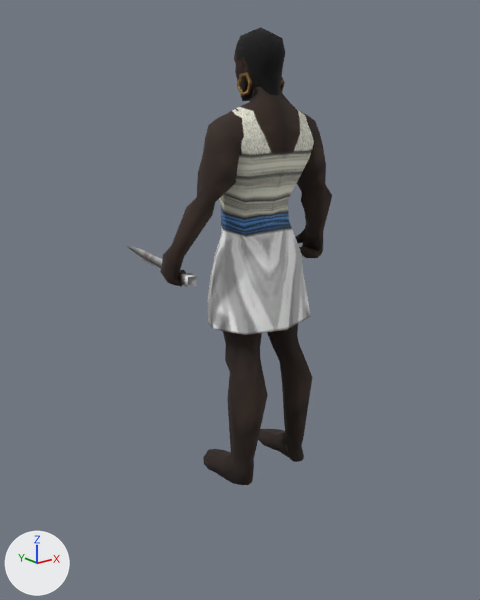
The glTF model assets/models/units/kush_villager.glb, before and after one commit.
The view is the same before and after, from a camera (50 mm lens) standing at (-1.61, -2.05, 1.49) and looking at (-0.01, -0.04, 0.68). The axes (+X, +Y, +Z) are drawn at lower left. The lights are the same throughout. The first picture is the older version. Where no turn or scale is listed for an object, it has been applied to the vertices. Vertices at exactly the same position are counted once.

Objects in the first picture: 'kush_villager_part0', 'kush_villager_part1', 'kush_villager_part2', 'kush_villager_part3'.
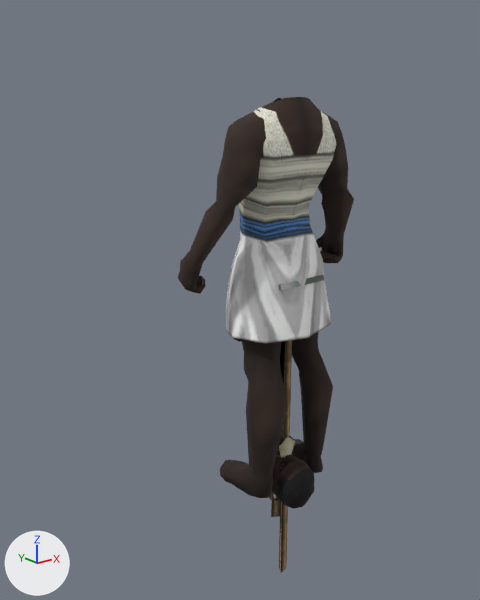
Pixel boxes [x1, y1, x2, y2] of what changed, in the pictures (480 x 600 px; the box of a moved part takes in the faces that stretch with it):
'kush_villager_part0', reshaped, moved
    before: [160, 87, 332, 485]
    after: [178, 97, 354, 498]
'kush_villager_part1', moved, turned
    before: [234, 27, 285, 101]
    after: [272, 454, 314, 509]
'tool_GatherGrain', added
    after: [279, 275, 324, 573]
'kush_villager_part3', deleted
    before: [127, 246, 197, 287]
'tool_Build_2', added
    after: [271, 433, 295, 517]
'kush_villager_part2', moved (not visible afterwards)
    before: [237, 72, 285, 96]
'tool_GatherTree', added (mostly hidden)
    after: [269, 492, 278, 501]
'tool_GatherOre', added (mostly hidden)
    after: [234, 338, 279, 499]
'tool_GatherMeat', added (mostly hidden)
    after: [273, 493, 276, 499]
part 1 of me_kush_villager_part0, moved or reshaped
    before: [250, 87, 286, 102]
    after: [271, 98, 284, 379]

The change, as a list of edits to the scene's bpy script:
```text
Change me_kush_villager_part0:
    used by ob_kush_villager_part0; location = (0.0, -0.152, 0.0)
    remove me_kush_villager_part0.from_pydata(...)  # 460 vertices, 884 faces; spans x -0.38..0.38, y -0.17..0.16, z 0.0..1.53
    add me_kush_villager_part0.from_pydata(...)  # 460 vertices, 884 faces; spans x -0.38..0.38, y -0.17..0.16, z 0.0..1.47
    me_kush_villager_part0 part 1: 23 of 460 vertices moved; they spanned x -0.05..0.05, y -0.06..0.03, z 1.48..1.53 and now span x -0.05..0.05, y -0.06..0.01, z 0.0..1.46; mean shift (0.0, -0.01, -0.83); largest move (0.0, -0.01, 1.53) -> (0.0, -0.03, 0.0)
Change me_kush_villager_part1:
    used by ob_kush_villager_part1; location = (0.0, -0.152, 0.0)
    remove me_kush_villager_part1.from_pydata(...)  # 90 vertices, 166 faces; spans x -0.075..0.075, y -0.091..0.121, z 1.454..1.7
    add me_kush_villager_part1.from_pydata(...)  # 90 vertices, 166 faces; spans x -0.075..0.075, y -0.198..0.042, z -0.096..0.127
    me_kush_villager_part1 part 2: the whole mesh is turned 98.2 degrees about the x axis through its middle, then moved by (0.0, -0.093, -1.562)
Add me_kush_villager_part10:
    me_kush_villager_part10.from_pydata(...)  # 23 vertices, 36 faces; spans x -0.059..0.059, y -0.089..0.089, z -0.209..0.204
    me_kush_villager_part10.materials.append(mat_mat3)  # picture img_tex3
Add me_kush_villager_part7:
    me_kush_villager_part7.from_pydata(...)  # 56 vertices, 104 faces; spans x -0.201..0.195, y -0.024..0.026, z -0.119..0.679
    me_kush_villager_part7.materials.append(mat_mat3)  # picture img_tex3
Add me_kush_villager_part5:
    me_kush_villager_part5.from_pydata(...)  # 41 vertices, 78 faces; spans x -0.018..0.018, y -0.042..0.042, z -0.111..0.396
    me_kush_villager_part5.materials.append(mat_mat3)  # picture img_tex3
Add me_kush_villager_part4:
    me_kush_villager_part4.from_pydata(...)  # 17 vertices, 20 faces; spans x -0.104..0.11, y -0.128..0.143, z -0.451..0.844
    me_kush_villager_part4.materials.append(mat_mat3)  # picture img_tex3
Add me_kush_villager_part3_1:
    me_kush_villager_part3_1.from_pydata(...)  # 56 vertices, 104 faces; spans x -0.033..0.202, y -0.024..0.025, z -0.124..0.708
    me_kush_villager_part3_1.materials.append(mat_mat3)  # picture img_tex3
Change ob_kush_villager_part0:
    ob_kush_villager_part0.location: (0.0, -0.152, 0.0) -> (0.001, -0.265, 0.0)
Change ob_kush_villager_part1:
    ob_kush_villager_part1.location: (0.0, -0.152, 0.0) -> (0.001, -0.265, 0.0)
Change ob_kush_villager_part2:
    ob_kush_villager_part2.location: (0.0, -0.152, 0.0) -> (0.001, -0.265, 0.0)
Remove ob_kush_villager_part3:
    ob_kush_villager_part3 = bpy.data.objects.new('kush_villager_part3', me_kush_villager_part3)
    ob_kush_villager_part3.location = (0.0, -0.152, 0.0)
Add ob_tool_build_2:
    ob_tool_build_2 = bpy.data.objects.new('tool_Build_2', me_kush_villager_part10)
    ob_tool_build_2.location = (0.001, -0.265, 0.0)
Add ob_tool_gatherore:
    ob_tool_gatherore = bpy.data.objects.new('tool_GatherOre', me_kush_villager_part7)
    ob_tool_gatherore.location = (0.001, -0.265, 0.0)
Add ob_tool_gathermeat:
    ob_tool_gathermeat = bpy.data.objects.new('tool_GatherMeat', me_kush_villager_part5)
    ob_tool_gathermeat.location = (0.001, -0.265, 0.0)
Add ob_tool_gathergrain:
    ob_tool_gathergrain = bpy.data.objects.new('tool_GatherGrain', me_kush_villager_part4)
    ob_tool_gathergrain.location = (0.001, -0.265, 0.0)
Add ob_tool_gathertree:
    ob_tool_gathertree = bpy.data.objects.new('tool_GatherTree', me_kush_villager_part3_1)
    ob_tool_gathertree.location = (0.001, -0.265, 0.0)
```
